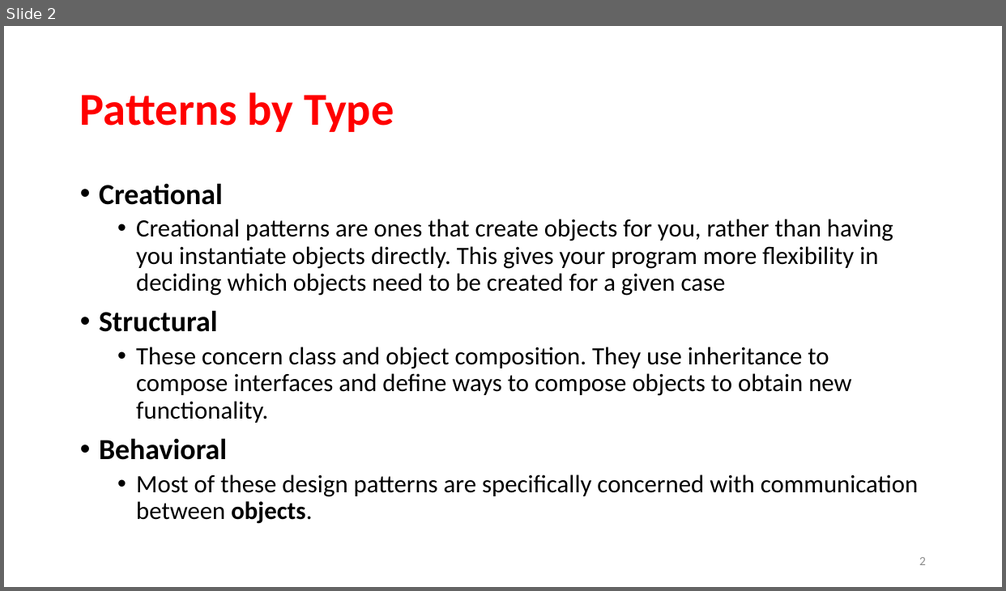
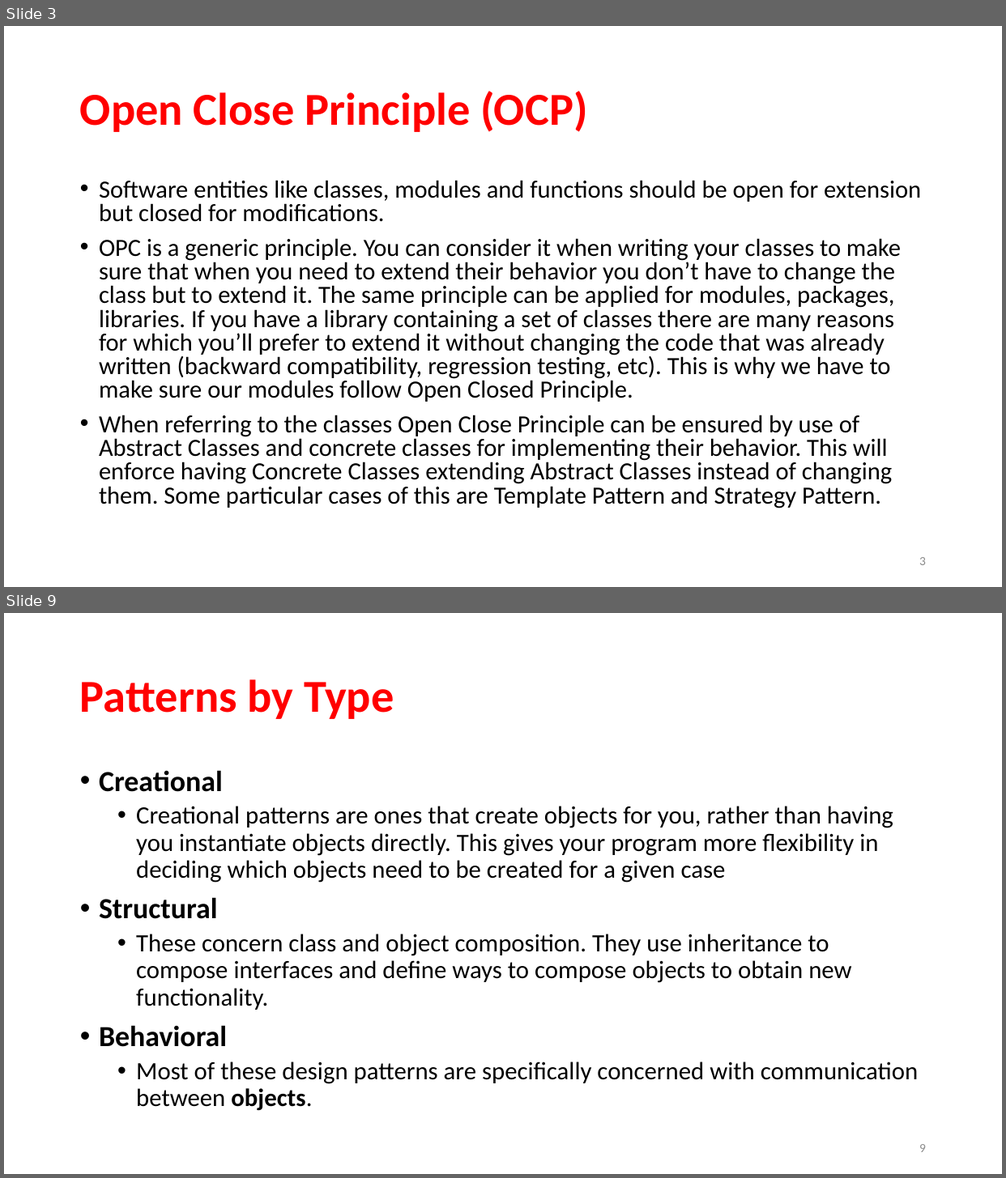
Before and after one commit to rainyheart/bjc-protoss-design_patten-demo, a slide deck: ppt/Design Patterns.pptx. Shown one above the other, each under a label of ours: slide 2 before the commit, slides 3 and 9 after it; the slides between them are not shown. The pictures are 1006x591 and 1006x1178 pixels, drawn with LibreOffice and Linux fonts; fonts in the diff are those of the drawing; background and template pictures are left out. Boxes give left, top, right and bottom in pixels: in the first picture for what was removed or moved away, otherwise in the second. Text is boxed around its words. In the diff, an @@ line names an element or a change of style, - is before the commit and + after.

```diff
--- a/ppt/Design Patterns.pptx
+++ b/ppt/Design Patterns.pptx
@@ slide 3 added at box(4, 26, 1002, 587), background picture (left out) @@
@@ title added at box(80, 91, 587, 132), 44 pt, text #FF0000, bold @@
+Open Close Principle (OCP)
@@ text added at box(99, 180, 921, 509), 23.8 pt, text #000000 @@
+• Software entities like classes, modules and functions should be open for extension but closed for modifications.
+• OPC is a generic principle. You can consider it when writing your classes to make sure that when you need to extend their behavior you don’t have to change the class but to extend it. The same principle can be applied for modules, packages, libraries. If you have a library containing a set of classes there are many reasons for which you’ll prefer to extend it without changing the code that was already written (backward compatibility, regression testing, etc). This is why we have to make sure our modules follow Open Closed Principle.
+• When referring to the classes Open Close Principle can be ensured by use of Abstract Classes and concrete classes for implementing their behavior. This will enforce having Concrete Classes extending Abstract Classes instead of changing them. Some particular cases of this are Template Pattern and Strategy Pattern.
@@ page number added at box(919, 557, 926, 565), 12 pt, text #8C8C8C @@
+3
@@ what was slide 2 is now slide 9 @@
@@ page number at box(919, 1144, 926, 1152): text changed @@
-2
+9
```
Also in this commit, not shown: 3 slides changed, 14 other slides added, 1 slide removed, 20 other files.
